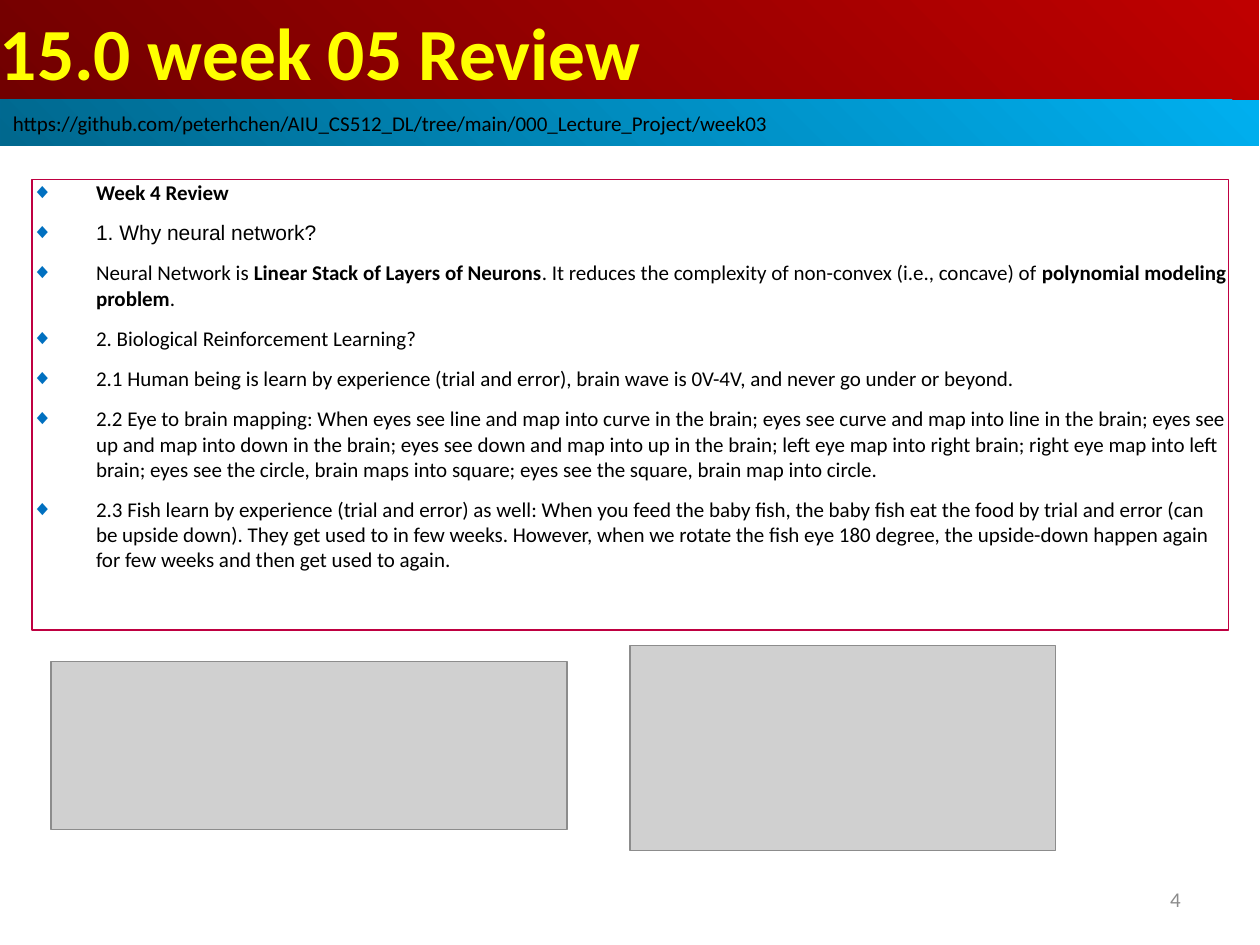
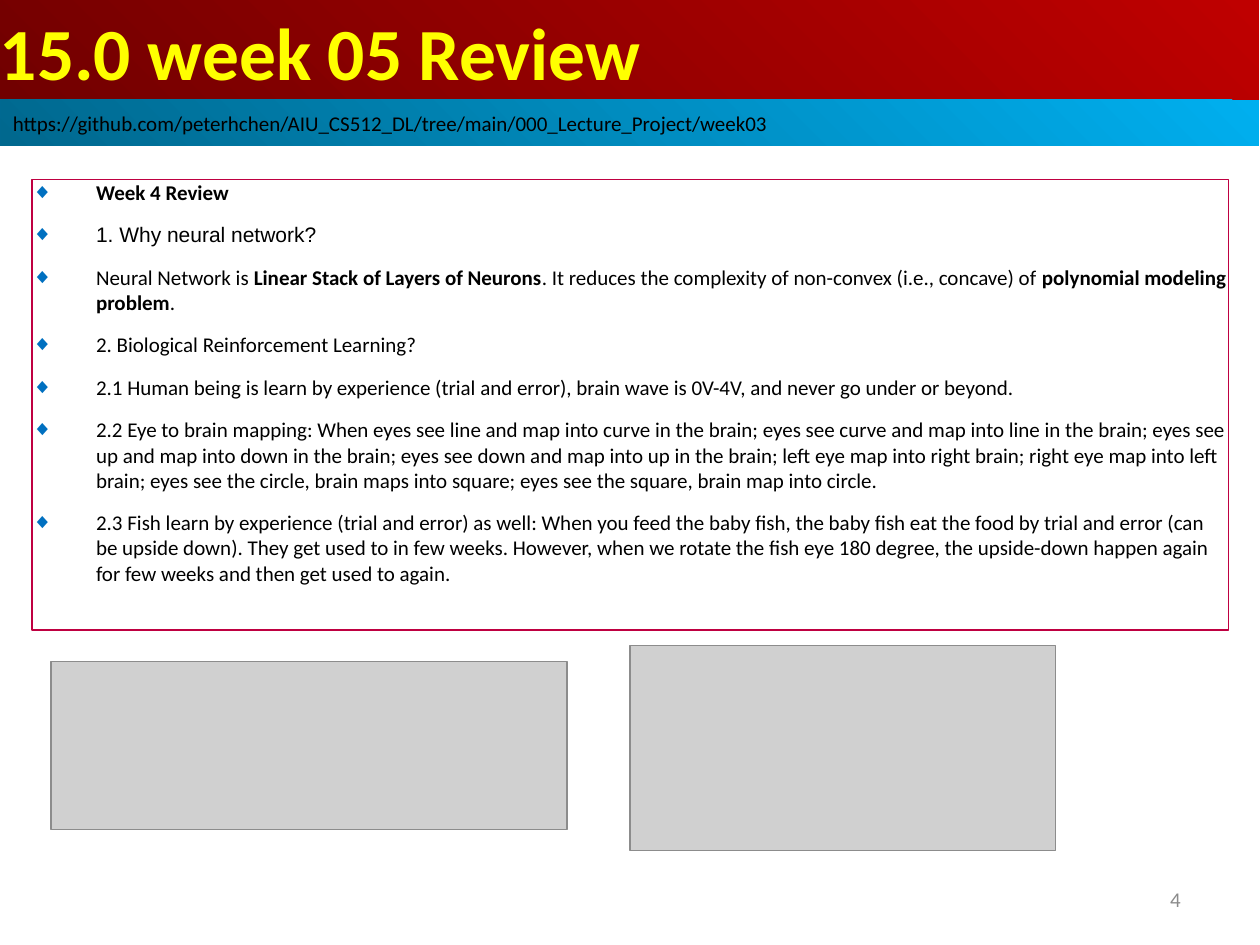
Before and after one commit to peterhchen/AIU_CS512_DL, a slide deck: slide 4 of 000_Lecture_Project/week06/01_Lecture/15.00_w05_review.ppt. Drawn at 1260x945 pixels with LibreOffice and Linux fonts; fonts in the diff are those of the drawing; grey boxes stand for pictures. Boxes give left, top, right and bottom in pixels: in the first picture for what was removed or moved away, otherwise in the second. Text is boxed around its words. In the diff, an @@ line names an element or a change of style, - is before the commit and + after.

```diff
--- a/000_Lecture_Project/week06/01_Lecture/15.00_w05_review.ppt
+++ b/000_Lecture_Project/week06/01_Lecture/15.00_w05_review.ppt
@@ rectangle "Week 4 Review" at (32, 179, 1228, 630): more space between paragraphs @@
```
Also in this commit, not shown: 14 other slides changed, 1 other file.
